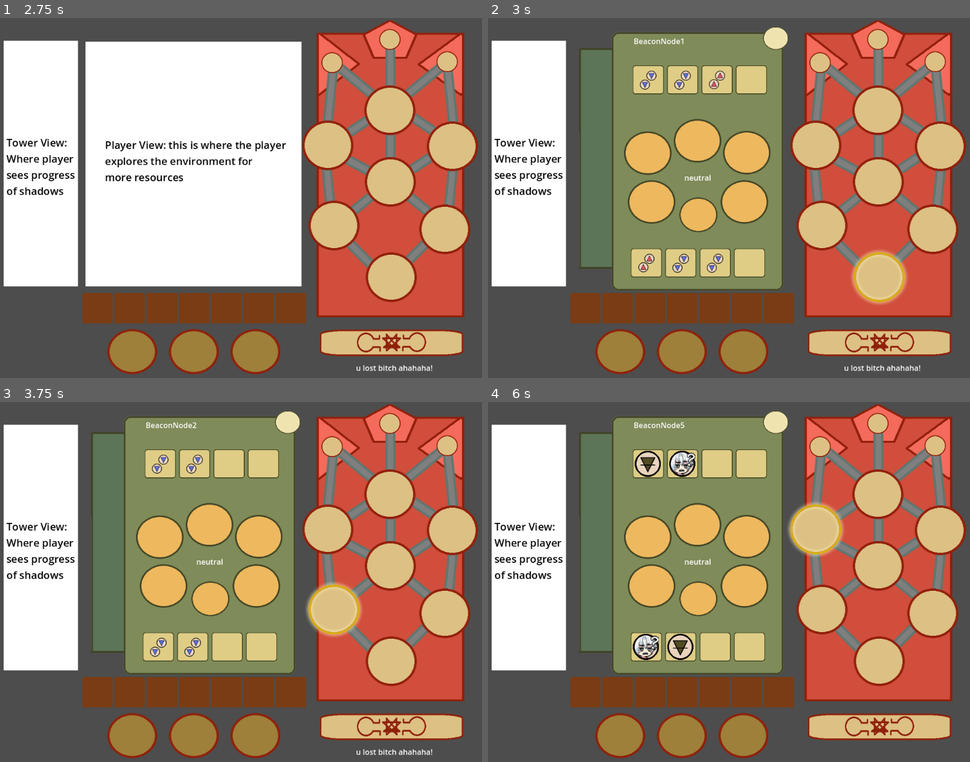
Above: before the commit, frames 1-4 (two rows, left to right).
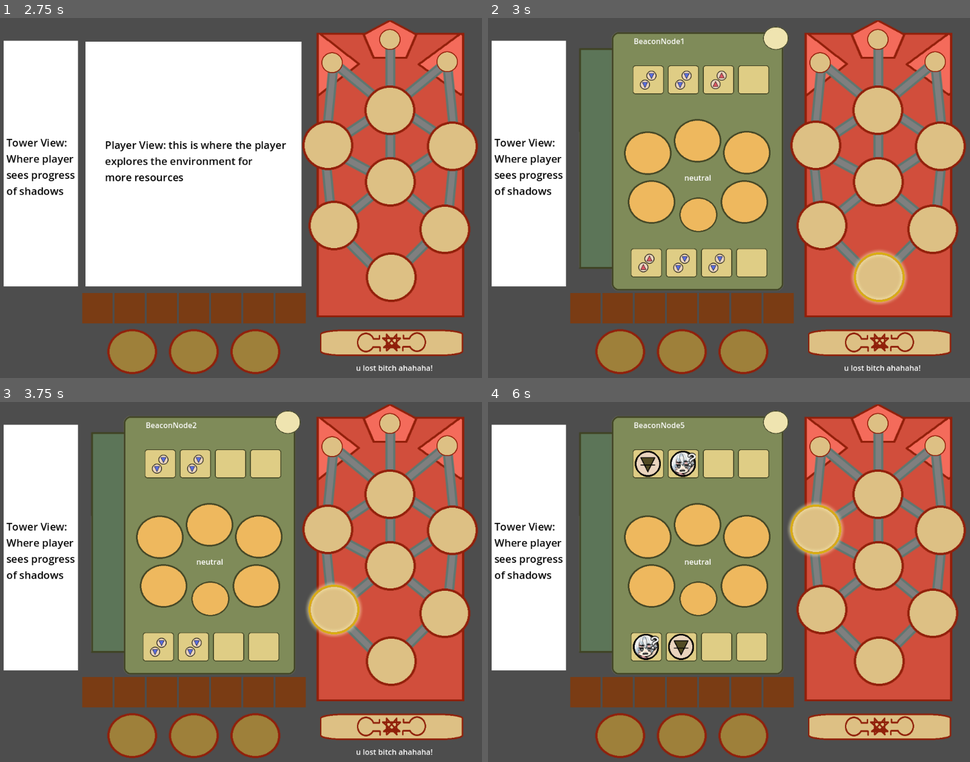
Above: after the commit, the same moments.

Repository: mccajd/Quintessential
Game: Godot game, scene res://Levels/beacon_puzzle_main.tscn
Same seed, same stepped clock (60 frames per second), same inputs: the game is played once before the commit and once after it.
Inputs (mouse positions are in pixels of both pictures, inside the frame that each line leads up to):
- Up to frame 1 (2.75 s): click (390, 342) at 0.5 s; click (390, 342) at 1.25 s; click (390, 342) at 2 s
- Up to frame 2 (3 s): tap Enter at 2.75 s; move the mouse to (878, 277) at 2.77 s; press the mouse at (878, 277) at 2.78 s
- Up to frame 3 (3.75 s): tap Space at 3.5 s; move the mouse to (332, 607) at 3.52 s; release the mouse at (332, 607) at 3.53 s; click (332, 607) at 3.6 s
- Up to frame 4 (6 s): tap Enter at 4.25, 5.75 s; move the mouse to (931, 610) at 4.27 s; press the mouse at (931, 610) at 4.28 s; tap Space at 5 s; move the mouse to (878, 564) at 5.02 s; release the mouse at (878, 564) at 5.03 s; click (878, 564) at 5.1 s; move the mouse to (815, 528) at 5.77 s; press the mouse at (815, 528) at 5.78 s

Frame 1 is identical in both runs. In frame 2, 0.8% of the frame differs, in the area x 36-59%, y 13-73%; in frame 3, 0.6%; in frame 4, 0.8%.

Commit message:
Fix mouse input eating, remove redundant script

Diff:
--- a/Levels/beacon_puzzle_main.tscn
+++ b/Levels/beacon_puzzle_main.tscn
@@ -313,15 +313,16 @@
 scale = Vector2(1.613, 1.613)
 
 [node name="InputSlot1" parent="MockUI/BeaconNodeView/BeaconNodeMenu/InputContainer" instance=ExtResource("7_t800s")]
+layout_mode = 2
 
 [node name="InputSlot2" parent="MockUI/BeaconNodeView/BeaconNodeMenu/InputContainer" instance=ExtResource("7_t800s")]
-position = Vector2(45, 0)
+layout_mode = 2
 
 [node name="InputSlot3" parent="MockUI/BeaconNodeView/BeaconNodeMenu/InputContainer" instance=ExtResource("7_t800s")]
-position = Vector2(90, 0)
+layout_mode = 2
 
 [node name="InputSlot4" parent="MockUI/BeaconNodeView/BeaconNodeMenu/InputContainer" instance=ExtResource("7_t800s")]
-position = Vector2(135, 0)
+layout_mode = 2
 
 [node name="OutputContainer" type="HBoxContainer" parent="MockUI/BeaconNodeView/BeaconNodeMenu"]
 offset_left = 122.0
@@ -331,10 +332,12 @@
 scale = Vector2(1.613, 1.613)
 
 [node name="OutputSlot1" parent="MockUI/BeaconNodeView/BeaconNodeMenu/OutputContainer" instance=ExtResource("7_t800s")]
+layout_mode = 2
 script = ExtResource("8_16phh")
 slot_id = 0
 
 [node name="DestinationLabel" type="Label" parent="MockUI/BeaconNodeView/BeaconNodeMenu/OutputContainer/OutputSlot1"]
+layout_mode = 0
 offset_left = 25.0
 offset_top = 38.0
 offset_right = 66.0
@@ -342,11 +345,12 @@
 scale = Vector2(0.397905, 0.603794)
 
 [node name="OutputSlot2" parent="MockUI/BeaconNodeView/BeaconNodeMenu/OutputContainer" instance=ExtResource("7_t800s")]
-position = Vector2(45, 0)
+layout_mode = 2
 script = ExtResource("8_16phh")
 slot_id = 1
 
 [node name="DestinationLabel" type="Label" parent="MockUI/BeaconNodeView/BeaconNodeMenu/OutputContainer/OutputSlot2"]
+layout_mode = 0
 offset_left = 25.0
 offset_top = 38.0
 offset_right = 84.0
@@ -354,11 +358,12 @@
 scale = Vector2(0.265203, 0.567695)
 
 [node name="OutputSlot3" parent="MockUI/BeaconNodeView/BeaconNodeMenu/OutputContainer" instance=ExtResource("7_t800s")]
-position = Vector2(90, 0)
+layout_mode = 2
 script = ExtResource("8_16phh")
 slot_id = 2
 
 [node name="DestinationLabel" type="Label" parent="MockUI/BeaconNodeView/BeaconNodeMenu/OutputContainer/OutputSlot3"]
+layout_mode = 0
 offset_left = 25.0
 offset_top = 38.0
 offset_right = 84.0
@@ -366,11 +371,12 @@
 scale = Vector2(0.339598, 0.567696)
 
 [node name="OutputSlot4" parent="MockUI/BeaconNodeView/BeaconNodeMenu/OutputContainer" instance=ExtResource("7_t800s")]
-position = Vector2(135, 0)
+layout_mode = 2
 script = ExtResource("8_16phh")
 slot_id = 3
 
 [node name="DestinationLabel" type="Label" parent="MockUI/BeaconNodeView/BeaconNodeMenu/OutputContainer/OutputSlot4"]
+layout_mode = 0
 offset_left = 25.0
 offset_top = 38.0
 offset_right = 84.0
@@ -485,26 +491,10 @@
 [connection signal="selected" from="BeaconTower/BeaconNode6" to="BeaconTower" method="_on_node_selected"]
 [connection signal="selected" from="BeaconTower/BeaconNode7" to="BeaconTower" method="_on_node_selected"]
 [connection signal="pressed" from="BeaconTower/BeaconSubmitButton" to="BeaconTower" method="_on_beacon_submit_button_pressed"]
-[connection signal="mouse_entered" from="MockUI/BeaconNodeView/BeaconNodeMenu/InputContainer/InputSlot1" to="MockUI/BeaconNodeView/BeaconNodeMenu/InputContainer/InputSlot1" method="_on_mouse_entered"]
-[connection signal="mouse_exited" from="MockUI/BeaconNodeView/BeaconNodeMenu/InputContainer/InputSlot1" to="MockUI/BeaconNodeView/BeaconNodeMenu/InputContainer/InputSlot1" method="_on_mouse_exited"]
-[connection signal="mouse_entered" from="MockUI/BeaconNodeView/BeaconNodeMenu/InputContainer/InputSlot2" to="MockUI/BeaconNodeView/BeaconNodeMenu/InputContainer/InputSlot2" method="_on_mouse_entered"]
-[connection signal="mouse_exited" from="MockUI/BeaconNodeView/BeaconNodeMenu/InputContainer/InputSlot2" to="MockUI/BeaconNodeView/BeaconNodeMenu/InputContainer/InputSlot2" method="_on_mouse_exited"]
-[connection signal="mouse_entered" from="MockUI/BeaconNodeView/BeaconNodeMenu/InputContainer/InputSlot3" to="MockUI/BeaconNodeView/BeaconNodeMenu/InputContainer/InputSlot3" method="_on_mouse_entered"]
-[connection signal="mouse_exited" from="MockUI/BeaconNodeView/BeaconNodeMenu/InputContainer/InputSlot3" to="MockUI/BeaconNodeView/BeaconNodeMenu/InputContainer/InputSlot3" method="_on_mouse_exited"]
-[connection signal="mouse_entered" from="MockUI/BeaconNodeView/BeaconNodeMenu/InputContainer/InputSlot4" to="MockUI/BeaconNodeView/BeaconNodeMenu/InputContainer/InputSlot4" method="_on_mouse_entered"]
-[connection signal="mouse_exited" from="MockUI/BeaconNodeView/BeaconNodeMenu/InputContainer/InputSlot4" to="MockUI/BeaconNodeView/BeaconNodeMenu/InputContainer/InputSlot4" method="_on_mouse_exited"]
 [connection signal="destination_updated" from="MockUI/BeaconNodeView/BeaconNodeMenu/OutputContainer/OutputSlot1" to="MockUI/BeaconNodeView/BeaconNodeMenu" method="_on_output_slot_destination_updated"]
-[connection signal="mouse_entered" from="MockUI/BeaconNodeView/BeaconNodeMenu/OutputContainer/OutputSlot1" to="MockUI/BeaconNodeView/BeaconNodeMenu/OutputContainer/OutputSlot1" method="_on_mouse_entered"]
-[connection signal="mouse_exited" from="MockUI/BeaconNodeView/BeaconNodeMenu/OutputContainer/OutputSlot1" to="MockUI/BeaconNodeView/BeaconNodeMenu/OutputContainer/OutputSlot1" method="_on_mouse_exited"]
 [connection signal="destination_updated" from="MockUI/BeaconNodeView/BeaconNodeMenu/OutputContainer/OutputSlot2" to="MockUI/BeaconNodeView/BeaconNodeMenu" method="_on_output_slot_destination_updated"]
-[connection signal="mouse_entered" from="MockUI/BeaconNodeView/BeaconNodeMenu/OutputContainer/OutputSlot2" to="MockUI/BeaconNodeView/BeaconNodeMenu/OutputContainer/OutputSlot2" method="_on_mouse_entered"]
-[connection signal="mouse_exited" from="MockUI/BeaconNodeView/BeaconNodeMenu/OutputContainer/OutputSlot2" to="MockUI/BeaconNodeView/BeaconNodeMenu/OutputContainer/OutputSlot2" method="_on_mouse_exited"]
 [connection signal="destination_updated" from="MockUI/BeaconNodeView/BeaconNodeMenu/OutputContainer/OutputSlot3" to="MockUI/BeaconNodeView/BeaconNodeMenu" method="_on_output_slot_destination_updated"]
-[connection signal="mouse_entered" from="MockUI/BeaconNodeView/BeaconNodeMenu/OutputContainer/OutputSlot3" to="MockUI/BeaconNodeView/BeaconNodeMenu/OutputContainer/OutputSlot3" method="_on_mouse_entered"]
-[connection signal="mouse_exited" from="MockUI/BeaconNodeView/BeaconNodeMenu/OutputContainer/OutputSlot3" to="MockUI/BeaconNodeView/BeaconNodeMenu/OutputContainer/OutputSlot3" method="_on_mouse_exited"]
 [connection signal="destination_updated" from="MockUI/BeaconNodeView/BeaconNodeMenu/OutputContainer/OutputSlot4" to="MockUI/BeaconNodeView/BeaconNodeMenu" method="_on_output_slot_destination_updated"]
-[connection signal="mouse_entered" from="MockUI/BeaconNodeView/BeaconNodeMenu/OutputContainer/OutputSlot4" to="MockUI/BeaconNodeView/BeaconNodeMenu/OutputContainer/OutputSlot4" method="_on_mouse_entered"]
-[connection signal="mouse_exited" from="MockUI/BeaconNodeView/BeaconNodeMenu/OutputContainer/OutputSlot4" to="MockUI/BeaconNodeView/BeaconNodeMenu/OutputContainer/OutputSlot4" method="_on_mouse_exited"]
 [connection signal="clicked" from="MockUI/BeaconNodeView/BeaconNodeMenu/ShowNodeMenuButton" to="MockUI/BeaconNodeView/BeaconNodeMenu/ShowNodeMenuButton" method="_on_clicked"]
 [connection signal="clicked" from="MockUI/BeaconNodeView/BeaconNodeMenu/SolutionButton" to="MockUI/BeaconNodeView/BeaconNodeMenu" method="_on_transformation_type_selected"]
 [connection signal="clicked" from="MockUI/BeaconNodeView/BeaconNodeMenu/DissolutionButton" to="MockUI/BeaconNodeView/BeaconNodeMenu" method="_on_transformation_type_selected"]
--- a/Scenes/beacon_node_item_slot.tscn
+++ b/Scenes/beacon_node_item_slot.tscn
@@ -1,15 +1,14 @@
-[gd_scene load_steps=6 format=3 uid="uid://chme11eyldqed"]
+[gd_scene load_steps=4 format=3 uid="uid://chme11eyldqed"]
 
 [ext_resource type="Script" path="res://Scripts/beacon_node_item_slot.gd" id="1_m757t"]
 [ext_resource type="Texture2D" uid="uid://c677ek62vngtq" path="res://assets/beacon/node-bg-slot.png" id="2_6lq0p"]
-[ext_resource type="Script" path="res://Scripts/drag_destination_control.gd" id="3_mto6c"]
 
 [sub_resource type="CanvasTexture" id="CanvasTexture_4injw"]
 
-[sub_resource type="RectangleShape2D" id="RectangleShape2D_efw5d"]
-size = Vector2(41.5, 39.5)
-
-[node name="BeaconNodeItemSlot" type="Area2D"]
+[node name="BeaconNodeItemSlot" type="Control"]
+custom_minimum_size = Vector2(42, 40)
+layout_mode = 3
+anchors_preset = 0
 script = ExtResource("1_m757t")
 
 [node name="BackgroundTextureRect" type="TextureRect" parent="."]
@@ -27,13 +26,5 @@
 texture = SubResource("CanvasTexture_4injw")
 expand_mode = 3
 
-[node name="CollisionShape2D" type="CollisionShape2D" parent="."]
-position = Vector2(22.25, 20.25)
-shape = SubResource("RectangleShape2D_efw5d")
-
-[node name="DragDestinationControl" type="Control" parent="."]
-layout_mode = 3
-anchors_preset = 0
-offset_right = 40.0
-offset_bottom = 40.0
-script = ExtResource("3_mto6c")
+[connection signal="mouse_entered" from="." to="." method="_on_mouse_entered"]
+[connection signal="mouse_exited" from="." to="." method="_on_mouse_exited"]
--- a/Scripts/beacon_node_item_slot.gd
+++ b/Scripts/beacon_node_item_slot.gd
@@ -1,4 +1,4 @@
-extends Area2D
+extends Control
 
 class_name BeaconNodeItemSlot
 
@@ -29,3 +29,11 @@
 
 func _on_mouse_exited():
 	hovered = false
+
+
+func _can_drop_data(_position, _data):
+	return true
+
+
+func _drop_data(position, data):
+	pass
--- a/Scripts/beacon_node_output_slot.gd
+++ b/Scripts/beacon_node_output_slot.gd
@@ -8,10 +8,6 @@
 
 signal destination_updated
 
-
-func _ready():
-	if $DragDestinationControl != null:
-		$DragDestinationControl.can_drop_data = false
 
 func _process(delta):
 	super(delta)
@@ -24,7 +20,7 @@
 		get_node("DestinationLabel").text = str(selected_node_destination) if selected_node_destination > -1 else ""
 
 
-func can_drop_data(_position, _data):
+func _can_drop_data(_position, _data):
 	return false
 
 
--- a/Scripts/drag_destination_control.gd
+++ /dev/null
@@ -1,12 +0,0 @@
-extends Control
-
-
-var can_drop_data = true
-
-
-func _can_drop_data(_position, _data):
-	return can_drop_data
-
-
-func _drop_data(position, data):
-	pass
--- a/Scripts/item_draggable.gd
+++ b/Scripts/item_draggable.gd
@@ -19,5 +19,7 @@
 
 
 func _get_drag_data(position):
-	set_drag_preview(self.duplicate())
+	var drag_preview = self.duplicate()
+	drag_preview.z_index = 10
+	set_drag_preview(drag_preview)
 	return self
